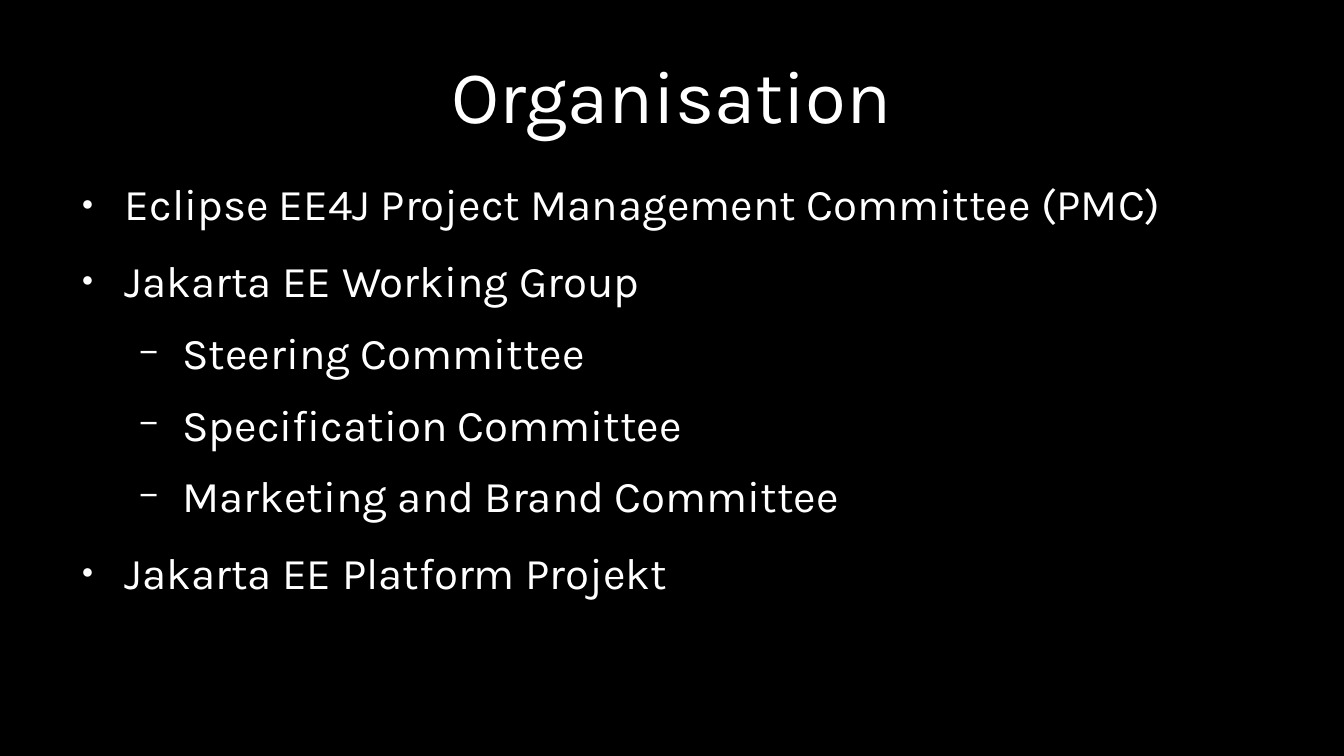
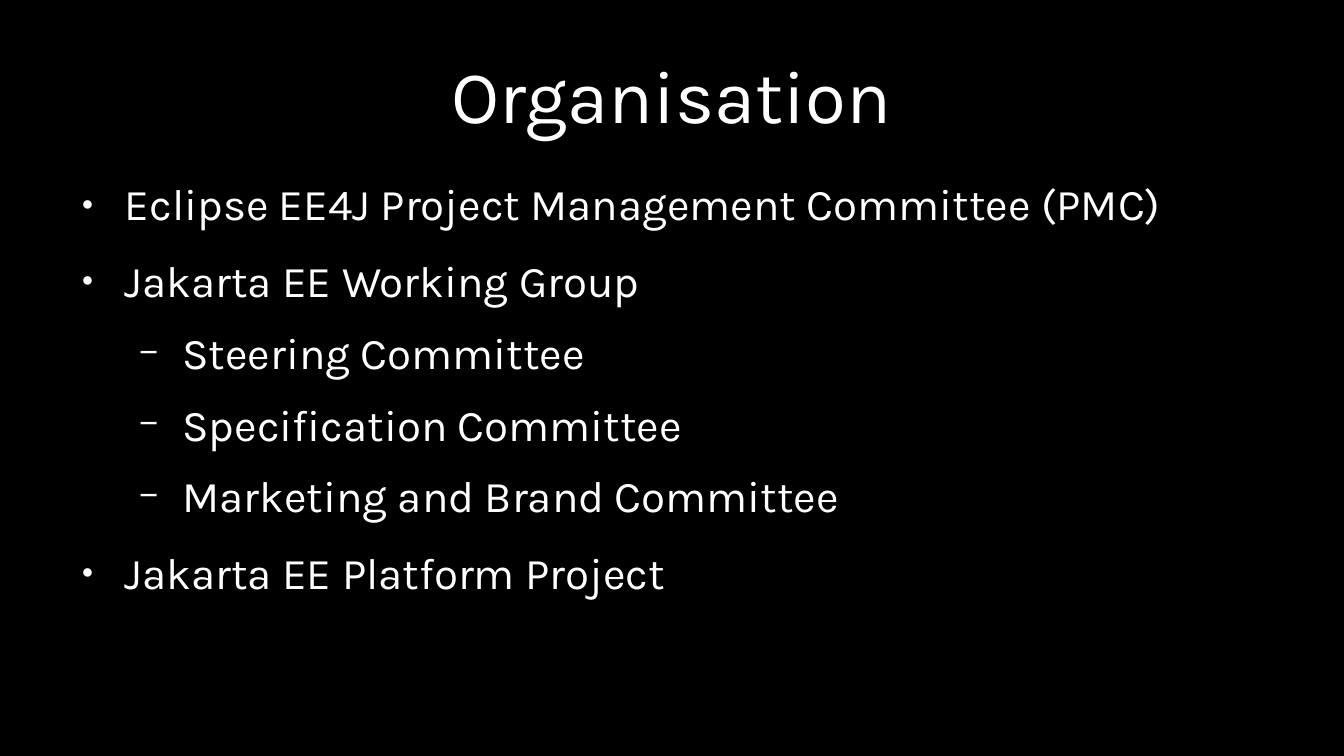
Before and after one commit to chkal/talks, a slide deck: slide 23 of 2019-11-jvmcon-jakarta-ee/JakartaEE.odp. Drawn at 1344x756 pixels with LibreOffice and Linux fonts; fonts in the diff are those of the drawing. Boxes give left, top, right and bottom in pixels: in the first picture for what was removed or moved away, otherwise in the second. Text is boxed around its words. In the diff, an @@ line names an element or a change of style, - is before the commit and + after.

```diff
--- a/2019-11-jvmcon-jakarta-ee/JakartaEE.odp
+++ b/2019-11-jvmcon-jakarta-ee/JakartaEE.odp
@@ text at <box>125,558,664,600</box>: text changed @@
-● Jakarta EE Platform Projekt
+● Jakarta EE Platform Project
```
Also in this commit, not shown: 4 other slides changed, 1 slide added, 1 other file.
